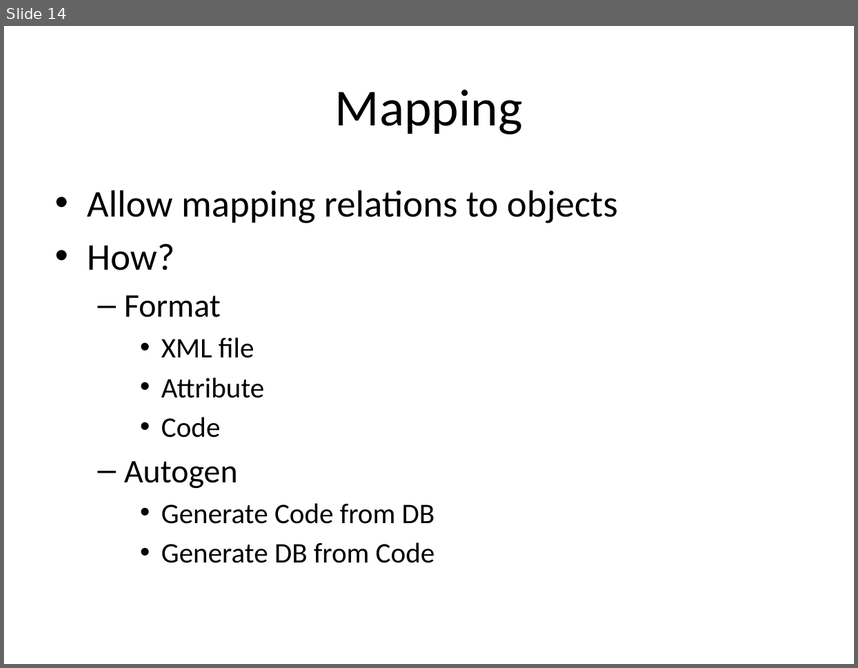
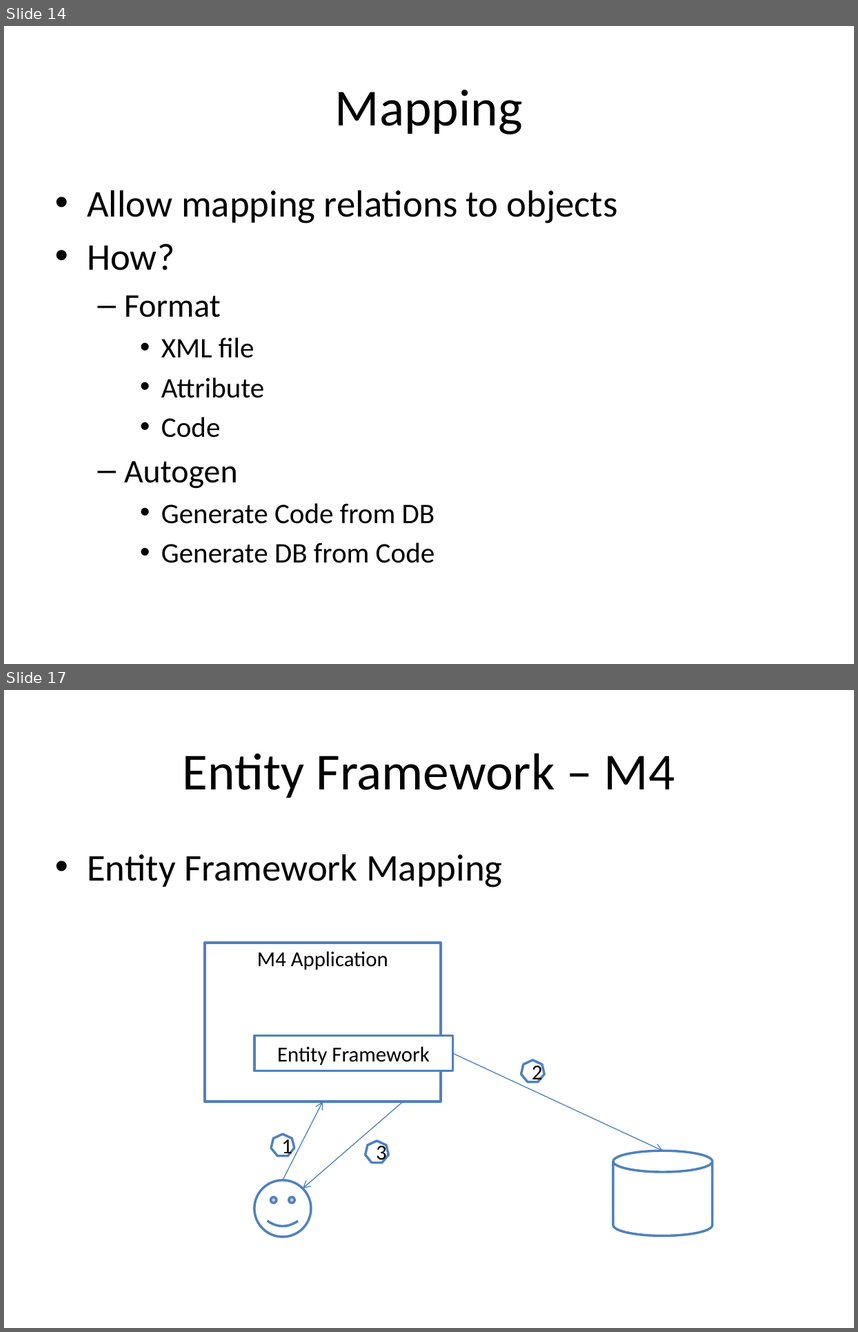
Before and after one commit to harrychou/Notes, a slide deck: Data Access Framework.pptx. Shown one above the other, each under a label of ours: slide 14 before the commit, slides 14 and 17 after it; the slides between them are not shown. The pictures are 858x668 and 858x1332 pixels, drawn with LibreOffice and Linux fonts; fonts in the diff are those of the drawing. Boxes give left, top, right and bottom in pixels: in the first picture for what was removed or moved away, otherwise in the second. Text is boxed around its words. In the diff, an @@ line names an element or a change of style, - is before the commit and + after.

```diff
--- a/Data Access Framework.pptx
+++ b/Data Access Framework.pptx
@@ slide 17 added at bbox=[4, 690, 854, 1328], background #FFFFFF @@
@@ title added at bbox=[183, 753, 675, 798], 44 pt, text #000000 @@
+Entity Framework – M4
@@ text added at bbox=[87, 854, 503, 887], 32 pt, text #000000 @@
+• Entity Framework Mapping
@@ rectangle added at bbox=[205, 943, 441, 1101], fill #FFFFFF, outline #4F81BD 2 pt, 18 pt, text #000000 @@
+M4 Application
@@ rectangle added at bbox=[254, 1035, 452, 1071], fill #FFFFFF, outline #4F81BD 2 pt, 18 pt, text #000000 @@
+Entity Framework
@@ arrow added from (452, 1053) to (663, 1151), #4B7EBC 0.75 pt @@
@@ heptagon added at bbox=[521, 1060, 544, 1082], fill #FFFFFF, outline #4F81BD 2 pt, 18 pt, text #000000 @@
+2
@@ arrow added from (283, 1180) to (323, 1101), #4B7EBC 0.75 pt @@
@@ arrow added from (404, 1101) to (302, 1188), #4B7EBC 0.75 pt @@
@@ heptagon added at bbox=[271, 1134, 294, 1156], fill #FFFFFF, outline #4F81BD 2 pt, 18 pt, text #000000 @@
+1
@@ heptagon added at bbox=[366, 1141, 388, 1163], fill #FFFFFF, outline #4F81BD 2 pt, 18 pt, text #000000 @@
+3
@@ cylinder added at bbox=[613, 1151, 713, 1236], fill #FFFFFF, outline #4F81BD 2 pt @@
@@ smiley face added at bbox=[254, 1180, 312, 1236], fill #FFFFFF, outline #4F81BD 2 pt @@
```
Also in this commit, not shown: 5 other slides added, 2 other files.
